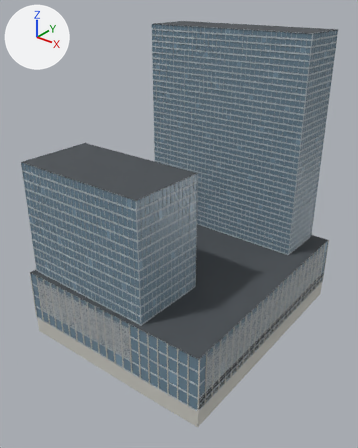
Two versions of the Blender file godot/tools/blender/authored/block_37.blend, one commit apart.
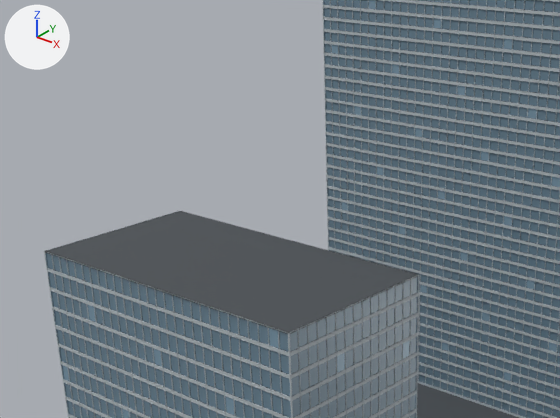
Each version is shown whole from a 50 mm camera at (133.1, -172.5, 148.5) aimed at (1.4, -7.9, 46.5), then close up on the part from 0% to 74% of the width and 10% to 54% of the height. Every picture has the same lights, and +X, +Y and +Z are marked at upper left. The first two pictures are the older version.

Before the edit, the objects in view are built like this:
```python
me_batched_block37_silver_curtain_wall_frames = bpy.data.meshes.new('Batched Block37 silver curtain wall frames')
me_batched_block37_silver_curtain_wall_frames.from_pydata(...)  # 47912 vertices, 35934 faces; spans x -51.0..51.5, y -59.5..59.5, z 0.0..130.0
me_batched_block37_silver_curtain_wall_frames.materials.append(mat_block37_silver_curtain_wall_frames)  # light grey #bac2c7
me_batched_night_occupied_block37_panes = bpy.data.meshes.new('Batched Night occupied Block37 panes')
me_batched_night_occupied_block37_panes.from_pydata(...)  # 1320 vertices, 990 faces; spans x -50.3..50.5, y -59.1..59.4, z 0.6..130.0
me_batched_night_occupied_block37_panes.materials.append(mat_night_occupied_block37_panes)  # blue #6c8697
me_recessed_podium_interior = bpy.data.meshes.new('Recessed podium interior')
me_recessed_podium_interior.from_pydata(...)  # 416 vertices, 302 faces; spans x -51.0..51.1, y -59.5..59.5, z 0.0..130.0
me_recessed_podium_interior.materials.append(mat_block37_dark_backing_and_roof)  # dark grey #4b5055
ob_block37_dark_backing_and_roof = bpy.data.objects.new('Block37 dark backing and roof', me_recessed_podium_interior)
ob_block37_dark_backing_and_roof.location = (0.0, 0.0, 0.0)
ob_block37_silver_curtain_wall_frames = bpy.data.objects.new('Block37 silver curtain wall frames', me_batched_block37_silver_curtain_wall_frames)
ob_block37_silver_curtain_wall_frames.location = (0.0, 0.0, 0.0)
ob_night_occupied_block37_panes = bpy.data.objects.new('Night occupied Block37 panes', me_batched_night_occupied_block37_panes)
ob_night_occupied_block37_panes.location = (0.0, 0.0, 0.0)
# also in view: 'Block37 recessed blue grey panes' at (0.0, 0.0, 65.3)
```
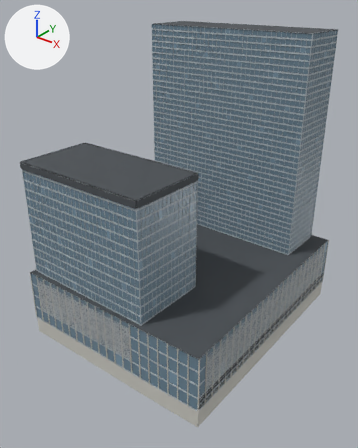
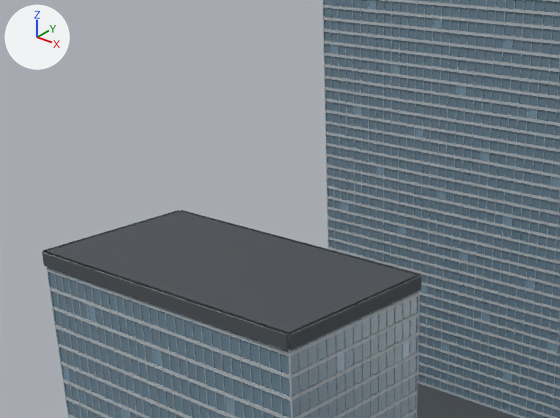
Commit message: Refine Block 37 projecting office roof fascia

What differs and where, as boxes (x1, y1, x2, y2) in the close-ups (560 x 418 px):
'Block37 silver curtain wall frames', reshaped
    before: (44, 0, 560, 418)
    after: (42, 0, 560, 418)
'Block37 dark backing and roof', reshaped
    before: (45, 0, 560, 418)
    after: (42, 0, 560, 418)
part 1 of me_recessed_podium_interior, added
    after: (42, 252, 289, 350)
part 2 of me_recessed_podium_interior, added
    after: (289, 275, 421, 350)
part 3 of me_recessed_podium_interior, added
    after: (182, 210, 420, 275)
part 4 of me_recessed_podium_interior, added
    after: (46, 214, 168, 250)
part 5 of me_batched_block37_silver_curtain_wall_frames, added
    after: (42, 251, 288, 335)
part 6 of me_batched_block37_silver_curtain_wall_frames, added
    after: (289, 275, 421, 334)
part 7 of me_batched_block37_silver_curtain_wall_frames, added
    after: (181, 210, 421, 275)
part 8 of me_batched_block37_silver_curtain_wall_frames, added
    after: (43, 210, 179, 251)

What the commit changed:
me_recessed_podium_interior is used by ob_block37_dark_backing_and_roof; location (0.0, 0.0, 0.0).
me_recessed_podium_interior had 416 vertices, 302 faces and spanned x -51.0..51.1, y -59.5..59.5, z 0.0..130.0.
me_recessed_podium_interior now has 448 vertices, 326 faces and spans x -51.0..51.1, y -59.5..59.5, z 0.0..130.0.
me_recessed_podium_interior part 1: a new loose piece, a box spanning x -45.8..21.2, y -57.28..-56.58, z 77.1..80.0, in mat_block37_dark_backing_and_roof (dark grey #4b5055).
me_recessed_podium_interior part 2: a new loose piece, a box spanning x 21.03..21.73, y -56.75..-20.75, z 77.1..80.0, in mat_block37_dark_backing_and_roof (dark grey #4b5055).
me_recessed_podium_interior part 3: a new loose piece, a box spanning x -45.8..21.2, y -20.92..-20.22, z 77.1..80.0, in mat_block37_dark_backing_and_roof (dark grey #4b5055).
me_recessed_podium_interior part 4: a new loose piece, a box spanning x -46.33..-45.63, y -56.75..-20.75, z 77.1..80.0, in mat_block37_dark_backing_and_roof (dark grey #4b5055).
me_batched_block37_silver_curtain_wall_frames is used by ob_block37_silver_curtain_wall_frames; location (0.0, 0.0, 0.0).
me_batched_block37_silver_curtain_wall_frames had 47912 vertices, 35934 faces and spanned x -51.0..51.5, y -59.5..59.5, z 0.0..130.0.
me_batched_block37_silver_curtain_wall_frames now has 47944 vertices, 35958 faces and spans x -51.0..51.5, y -59.5..59.5, z 0.0..130.0.
me_batched_block37_silver_curtain_wall_frames part 5: a new loose piece, a box spanning x -45.8..21.2, y -57.3..-56.56, z 79.9..80.0, in mat_block37_silver_curtain_wall_frames (light grey #bac2c7).
me_batched_block37_silver_curtain_wall_frames part 6: a new loose piece, a box spanning x 21.01..21.75, y -56.75..-20.75, z 79.9..80.0, in mat_block37_silver_curtain_wall_frames (light grey #bac2c7).
me_batched_block37_silver_curtain_wall_frames part 7: a new loose piece, a box spanning x -45.8..21.2, y -20.94..-20.2, z 79.9..80.0, in mat_block37_silver_curtain_wall_frames (light grey #bac2c7).
me_batched_block37_silver_curtain_wall_frames part 8: a new loose piece, a box spanning x -46.35..-45.61, y -56.75..-20.75, z 79.9..80.0, in mat_block37_silver_curtain_wall_frames (light grey #bac2c7).
